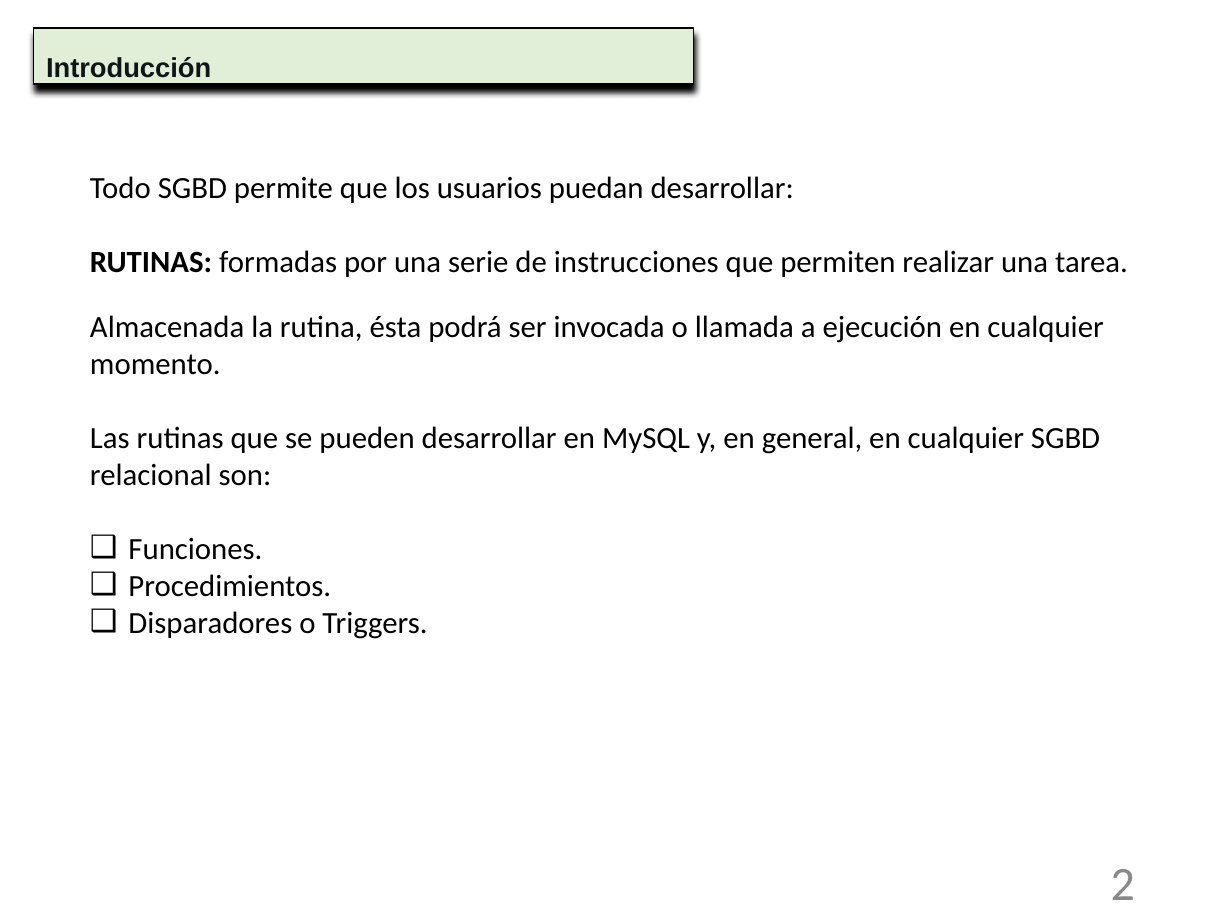
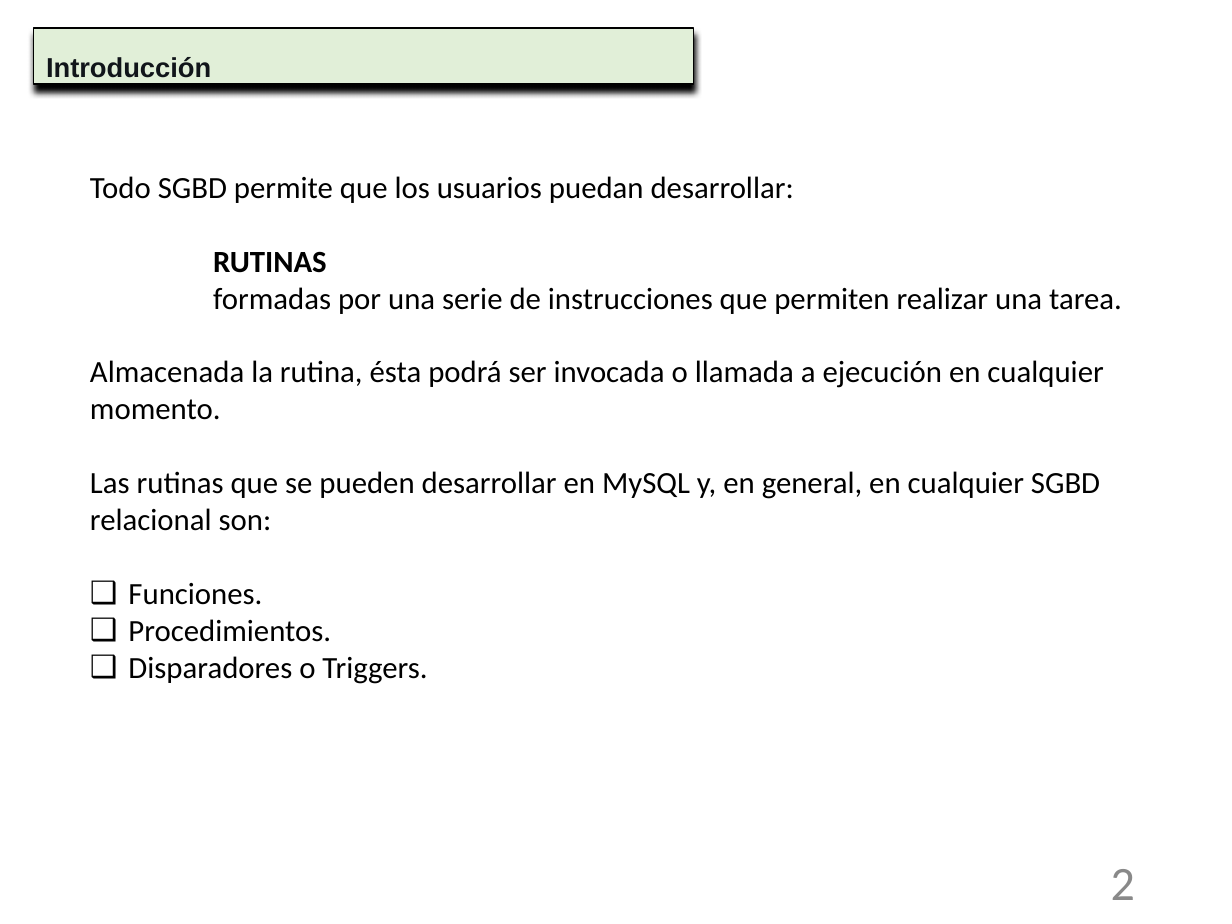
Before and after one commit to NuriaCelis/GestionBasesDatos2223, a slide deck: slide 2 of Tema6/Unidad 8-Programacion de BD.pptx. Drawn at 1232x924 pixels with LibreOffice and Linux fonts; fonts in the diff are those of the drawing. Boxes give left, top, right and bottom in pixels: in the first picture for what was removed or moved away, otherwise in the second. Text is boxed around its words. In the diff, an @@ line names an element or a change of style, - is before the commit and + after.

```diff
--- a/Tema6/Unidad 8-Programacion de BD.pptx
+++ b/Tema6/Unidad 8-Programacion de BD.pptx
@@ text at bbox=[213, 251, 1122, 314]: text changed @@
-RUTINAS: formadas por una serie de instrucciones que permiten realizar una tarea.
+RUTINAS
+formadas por una serie de instrucciones que permiten realizar una tarea.
```
Also in this commit, not shown: 2 other slides changed, 9 slides added, 3 other files.
